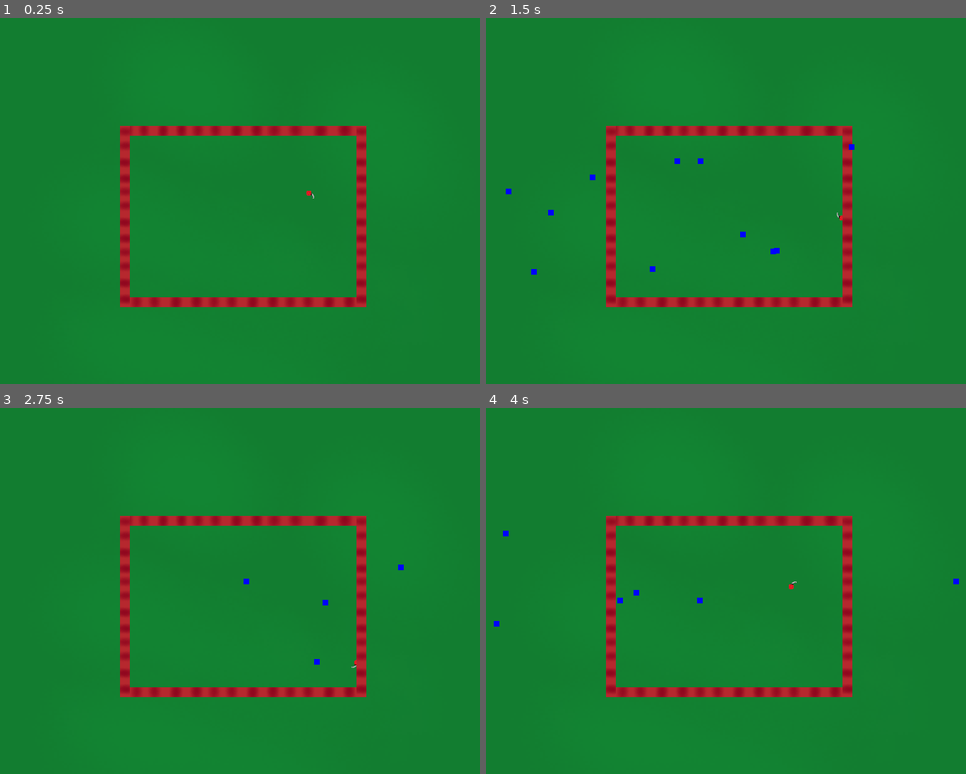
Above: before the commit, frames 1-4 (two rows, left to right).
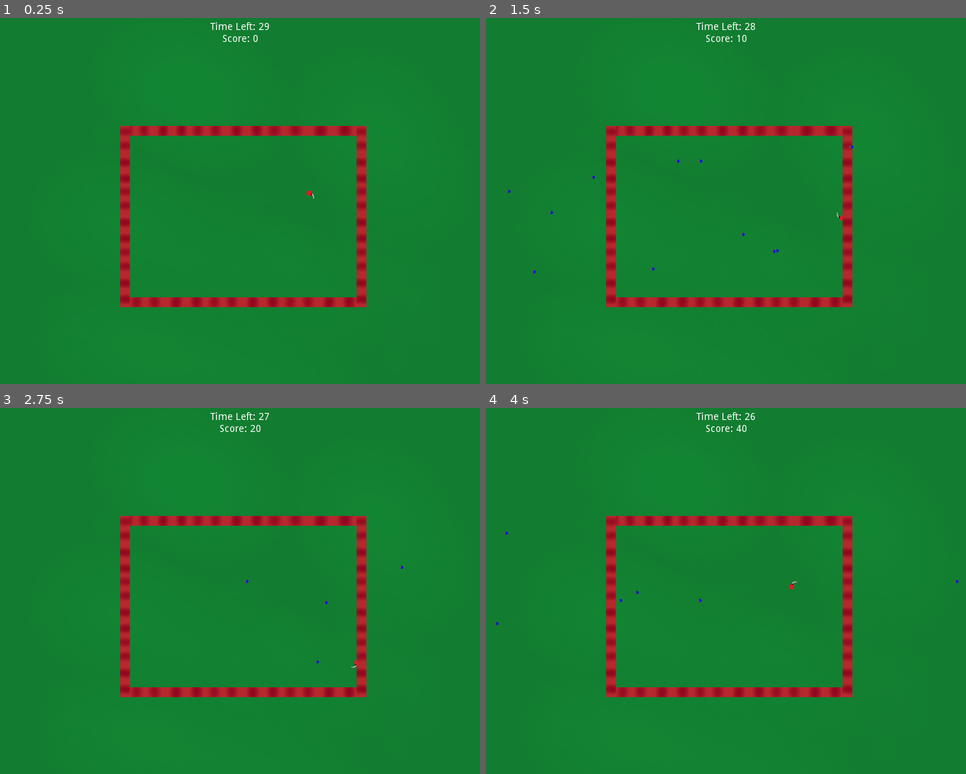
Above: after the commit, the same moments.

Repository: bsu-cs315/Final_Project_Group5
Game: Godot game, scene res://Scenes/World.tscn
Two runs of this game, one before a commit and one after it. Both use one fixed random seed, a clock stepped at 60 frames per second and the inputs below.
Inputs:
- Up to frame 1 (0.25 s): no input
- Up to frame 2 (1.5 s): tap Enter at 0.5 s; hold Right (move_right) 0.53-1.28 s; tap R (ReAwaken) at 0.6, 1.35 s; hold Down (move_down) from 1.28 s (still down)
- Up to frame 3 (2.75 s): release Down (move_down) at 2.03 s; hold Right (move_right) from 2.03 s (still down); tap R (ReAwaken) at 2.1 s
- Up to frame 4 (4 s): release Right (move_right) at 2.78 s; hold Up (move_up) 2.78-3.53 s; tap R (ReAwaken) at 2.85, 3.6 s; hold Left (move_left) from 3.53 s (still down)

The runs differ from the first frame. In frame 1, 0.2% of the frame differs, in the area x 43-57%, y 1-7%; in frame 2, 0.4%, in the area x 4-77%, y 1-71%; in frame 3, 0.2%; in frame 4, 0.3%.

Commit message:
Added timer and score

Diff:
--- a/project/AreaBullet.tscn
+++ b/project/AreaBullet.tscn
@@ -1,16 +1,17 @@
 [gd_scene load_steps=4 format=2]
 
-[ext_resource path="res://sprites/blue_pixel.png" type="Texture" id=1]
+[ext_resource path="res://sprites/blue_pixel_new.png" type="Texture" id=1]
 [ext_resource path="res://AreaBullet.gd" type="Script" id=2]
 
 [sub_resource type="RectangleShape2D" id=1]
-extents = Vector2( 4, 4 )
+extents = Vector2( 2, 3 )
 
 [node name="AreaBullet" type="Area2D" groups=["Bullets"]]
+rotation = 1.5708
+scale = Vector2( 1.3, 1.3 )
 script = ExtResource( 2 )
 
 [node name="Sprite" type="Sprite" parent="."]
-scale = Vector2( 8, 8 )
 texture = ExtResource( 1 )
 
 [node name="CollisionShape2D" type="CollisionShape2D" parent="."]
--- /dev/null
+++ b/project/HUD.tscn
@@ -0,0 +1,13 @@
+[gd_scene format=2]
+
+[node name="HUD" type="Control"]
+anchor_right = 1.0
+anchor_bottom = 1.0
+
+[node name="Label" type="Label" parent="."]
+margin_top = 28.0
+margin_right = 681.0
+margin_bottom = 99.0
+text = "Time Left :
+Score :"
+align = 1
--- a/project/Scenes/World.gd
+++ b/project/Scenes/World.gd
@@ -1,13 +1,20 @@
 extends Node2D
 
-onready var bullet := get_node("Bullet")
+var timeCount := 0
+onready var playerHealth = get_child(1).health
+func _ready():
+	$TimeLeft.start()
+	$TimeCounter.start()
+func _process(_delta):
+	if($TimeLeft.time_left >= 0):
+		$HUD/Label.text = "Time Left: " + str(int($TimeLeft.time_left)) + "\nScore: " + str(timeCount)
 
-func _ready():
-	$startWave.start()
-func _physics_process(_delta):
-	$Bullet.target = $Player.position
+func _on_TimeLeft_timeout():
+	timeCount = timeCount + (100 * playerHealth)
+	#win Screen or next Scene
+	pass
 
 
-func _on_startWave_timeout():
-	add_child(bullet)
-	bullet.position.x = rand_range(0, 600)
+func _on_TimeCounter_timeout():
+	timeCount += 10
+	pass # Replace with function body.
--- a/project/Scenes/World.tscn
+++ b/project/Scenes/World.tscn
@@ -1,11 +1,14 @@
-[gd_scene load_steps=5 format=2]
+[gd_scene load_steps=7 format=2]
 
 [ext_resource path="res://Player.tscn" type="PackedScene" id=1]
 [ext_resource path="res://sprites/Grass.png" type="Texture" id=2]
+[ext_resource path="res://Scenes/World.gd" type="Script" id=3]
 [ext_resource path="res://AreaBullet.tscn" type="PackedScene" id=4]
 [ext_resource path="res://Barrier.tscn" type="PackedScene" id=5]
+[ext_resource path="res://HUD.tscn" type="PackedScene" id=6]
 
 [node name="World" type="Node2D"]
+script = ExtResource( 3 )
 
 [node name="Grass" type="Sprite" parent="."]
 position = Vector2( 341, 306 )
@@ -108,3 +111,14 @@
 
 [node name="AreaBullet13" parent="Wave1" instance=ExtResource( 4 )]
 position = Vector2( -348, 205 )
+
+[node name="HUD" parent="." instance=ExtResource( 6 )]
+
+[node name="TimeLeft" type="Timer" parent="."]
+wait_time = 30.0
+one_shot = true
+
+[node name="TimeCounter" type="Timer" parent="."]
+
+[connection signal="timeout" from="TimeLeft" to="." method="_on_TimeLeft_timeout"]
+[connection signal="timeout" from="TimeCounter" to="." method="_on_TimeCounter_timeout"]
Binary file added: project/sprites/blue_pixel_new.png
Not shown, added: project/sprites/blue_pixel_new.png.import
